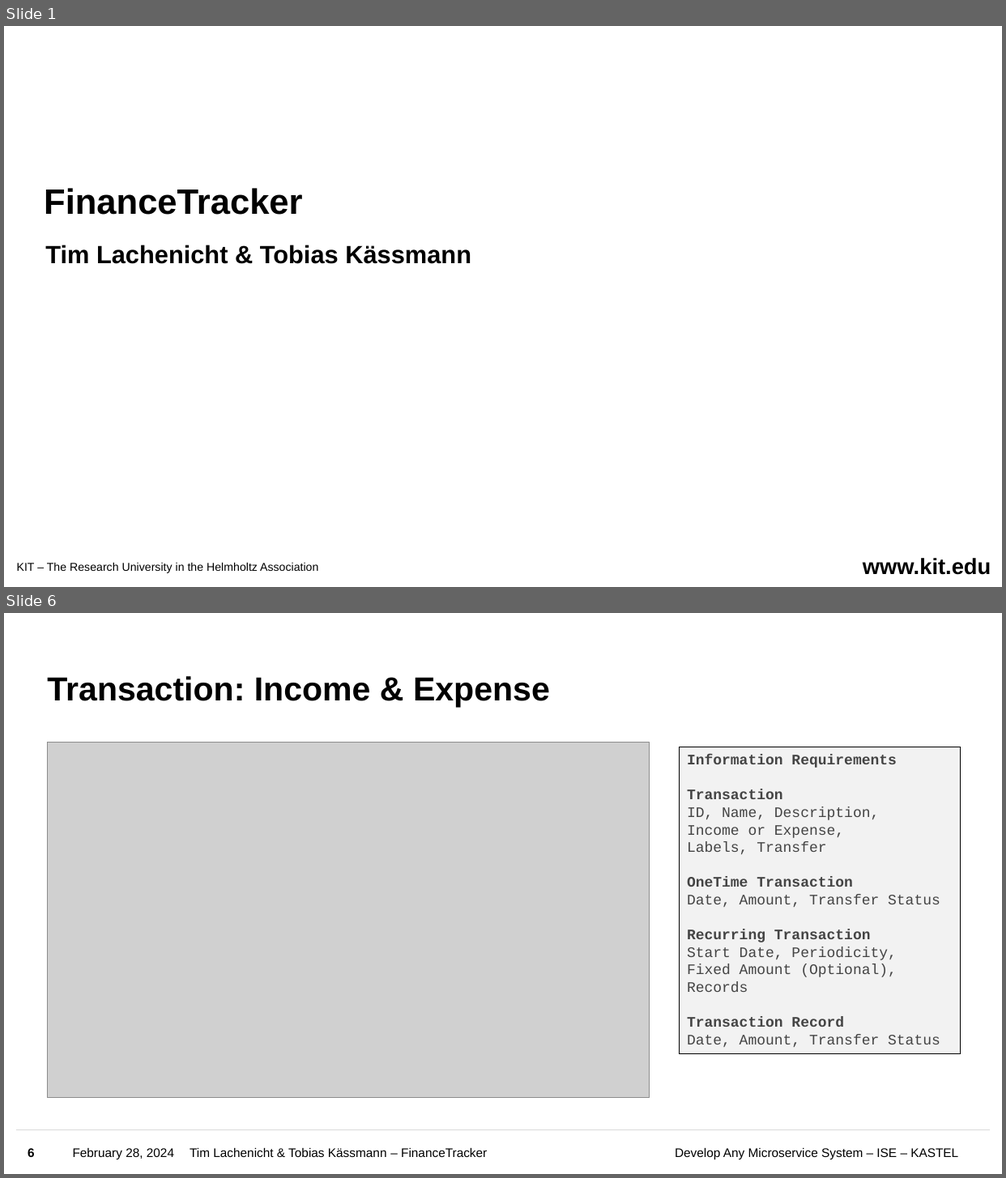
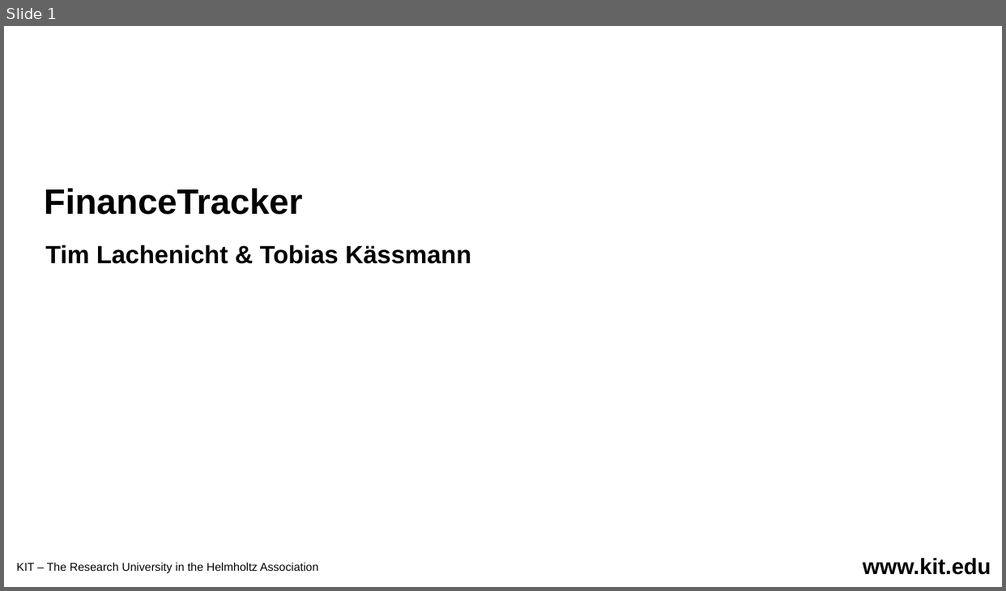
Before and after one commit to Uinyw/financetracker, a slide deck: Slides.pptx. Shown one above the other, each under a label of ours: slides 1 and 6 before the commit, slide 1 after it; the slides between them are not shown. The pictures are 1006x1178 and 1006x591 pixels, drawn with LibreOffice and Linux fonts; fonts in the diff are those of the drawing; grey boxes stand for pictures; background and template pictures are left out. Boxes give left, top, right and bottom in pixels: in the first picture for what was removed or moved away, otherwise in the second. Text is boxed around its words. In the diff, an @@ line names an element or a change of style, - is before the commit and + after.

```diff
--- a/Slides.pptx
+++ b/Slides.pptx
@@ slide 6 removed at [4,613,1002,1174], background #FFFFFF @@
@@ title removed at [47,676,550,707] @@
-Transaction: Income & Expense
@@ picture removed at [48,742,650,1097] @@
@@ rectangle removed at [680,747,961,1054] @@
-Information Requirements
-Transaction
-ID, Name, Description,
-Income or Expense,
-Labels, Transfer
-OneTime Transaction
-Date, Amount, Transfer Status
-Recurring Transaction
-Start Date, Periodicity,
-Fixed Amount (Optional),
-Records
-Transaction Record
-Date, Amount, Transfer Status
@@ line removed from (16, 1131) to (991, 1131) @@
@@ page number removed at [27,1148,35,1157] @@
-6
@@ text removed at [73,1148,174,1161] @@
-February 28, 2024
@@ text removed at [189,1148,487,1157] @@
-Tim Lachenicht & Tobias Kässmann – FinanceTracker
@@ text removed at [675,1148,958,1161] @@
-Develop Any Microservice System – ISE – KASTEL
```
Also in this commit, not shown: 11 slides changed, 22 slides added, 8 other slides removed.
